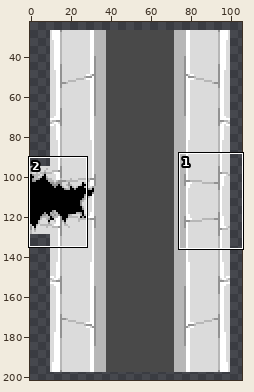
Edited in one commit: sprite sheet (assets/images/dungeon/vertical_cracked_wall_door_overhead.png). The first picture is a wide view before the edit; the outline marks the close-up.
Close-up. Before the edit:
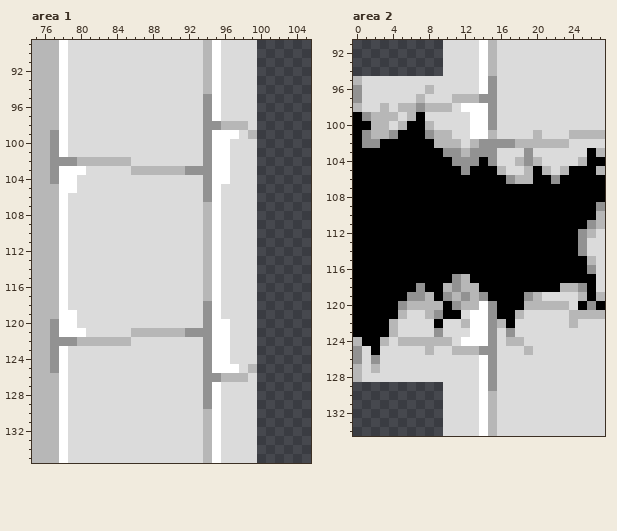
The file is 110x225 pixels. Shown: area 1: x 75..105, y 89..135; area 2: x 0..27, y 91..134. The wide view leaves out empty margins.
The same view after the edit:
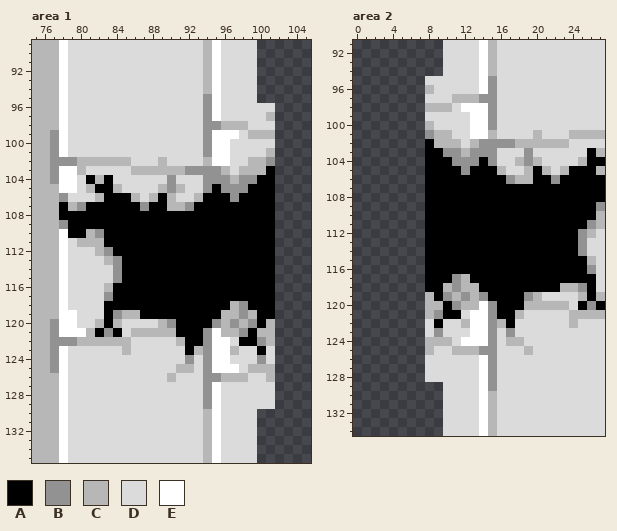
Palette (. is transparent): A #000000  B #929292  C #b7b7b7  D #dbdbdb  E #ffffff
From old to new:
Changed rows in their new state; - is an unchanged pixel.
Area 1:
first column x 78:
 96 ----------------------DD
 97 ----------------------DC
 98 ----------------------DD
 99 ----------------------CC
100 ----------------------DD
101 ----------------------DC
102 -----------C----C----CCB
103 --C--------------BC-CCCA
104 ---ACA------B----BBCBBAA
105 ---CAAC----CBC---ABBBAAA
106 B---CAAAC-CAC--CAAABAAAA
107 ACBAAAAAABAACCBAAAAAAAAA
108 AAAAAAAAAAAAAAAAAAAAAAAA
109 BAAAAAAAAAAAAAAAAAAAAAAA
110 -AACBAAAAAAAAAAAAAAAAAAA
111 --CCCAAAAAAAAAAAAAAAAAAA
112 ----CBAAAAAAAAAAAAAAAAAA
113 -----CBAAAAAAAAAAAAAAAAA
114 ------BAAAAAAAAAAAAAAAAA
115 ------BAAAAAAAAAAAAAAAAA
116 -----CAAAAAAAAAAAAAAAAAA
117 -----BAAAAAAAAAAAAAAAAAA
118 -----AAAAAAAAAAAAAACBAAA
119 -----ABCCAAAAAAAAACCBCAA
120 ----CAC----CBAAAABCBCBAC
121 ---CABA------AAA--CCBACC
122 -------------CAA----AABC
123 -------C------AC---C--AD
124 --------------B-------BD
125 -------------CC-------CC
126 ------------C---------DC
127 ----------------------DD
128 ----------------------DD
129 ----------------------DD
Area 2:
first column x 0:
 95 ........
 96 ........
 97 ........
 98 ........
 99 ........
100 ........
101 ........
102 ........
103 ........
104 ........
105 ........
106 ........
107 ........
108 ........
109 ........
110 ........
111 ........
112 ........
113 ........
114 ........
115 ........
116 ........
117 ........
118 ........
119 ........
120 ........
121 ........
122 ........
123 ........
124 ........
125 ........
126 ........
127 ........
128 ........
Pixel boxes of the changes (left, top, right, bottom) in both close-ups:
changed: (59, 103, 275, 409)
erased: (353, 76, 425, 382)
